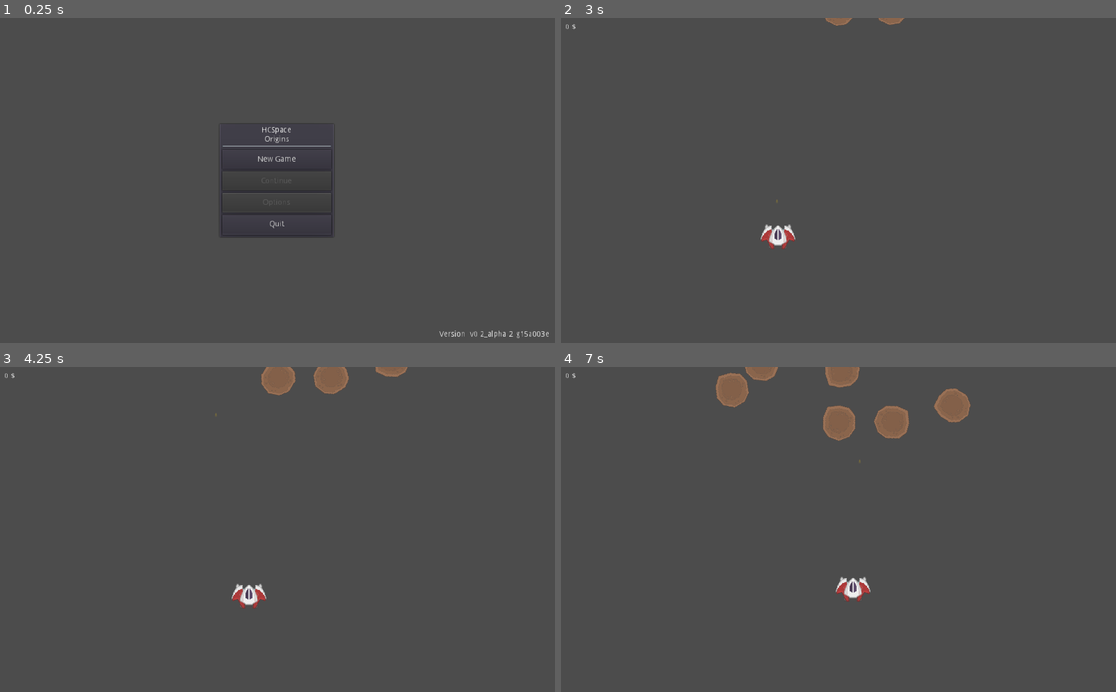
Above: before the commit, frames 1-4 (two rows, left to right).
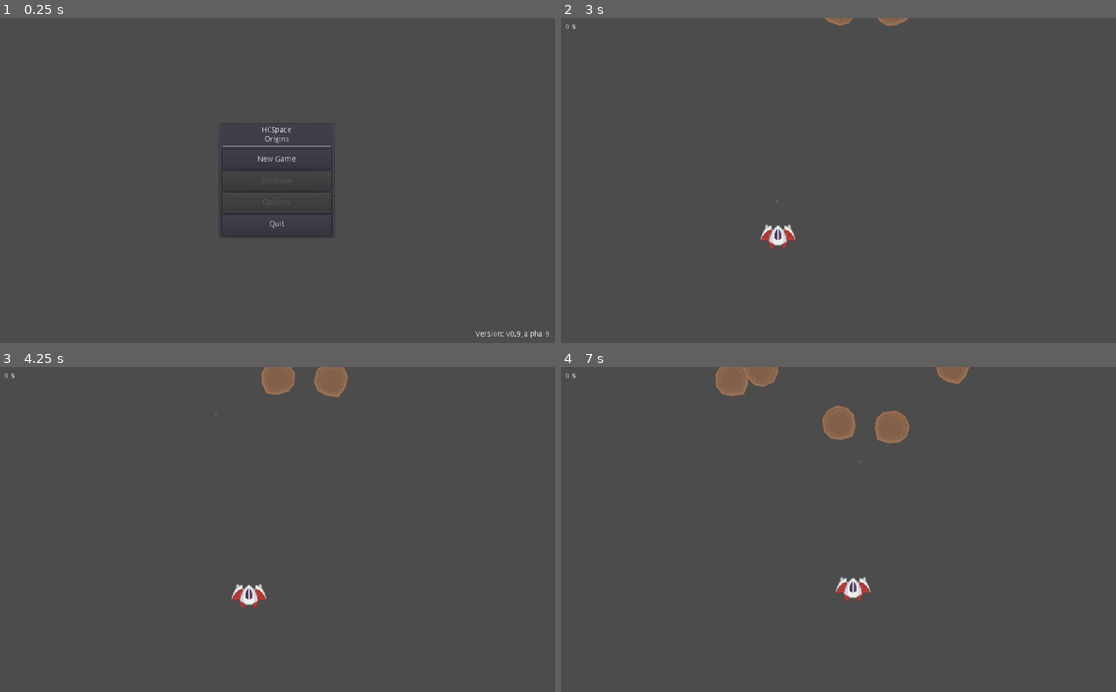
Above: after the commit, the same moments.

Repository: Kessinen/HCSSpace-Origins
Game: Godot game, scene res://Menus/Mainmenu.tscn
The game is run twice, just before and just after one commit, with the same random seed, the same clock (stepped at 60 frames per second) and the same inputs.
Inputs:
- Up to frame 1 (0.25 s): no input
- Up to frame 2 (3 s): click "New Game" at 0.5 s; click "1" at 1.25 s; click "Launch" at 2 s; tap Enter at 2.75 s; hold D (move_right) from 2.78 s (still down); hold Space (shoot) from 2.78 s (still down)
- Up to frame 3 (4.25 s): release D (move_right) at 3.53 s; release Space (shoot) at 3.53 s; hold S (move_down) from 3.53 s (still down); tap Space (shoot) at 3.6 s
- Up to frame 4 (7 s): release S (move_down) at 4.28 s; hold D (move_right) 4.28-5.03 s; hold Space (shoot) 4.28-5.03 s; hold W (move_up) 5.03-5.78 s; tap Space (shoot) at 5.1, 6.6 s; hold Space (shoot) 5.78-6.53 s; hold A (move_left) from 5.78 s (still down)

The runs differ from the first frame. In frame 1, 0.2% of the frame differs, in the area x 79-99%, y 96-99%; in frame 2, less than 0.1%; in frame 3, 0.3%; in frame 4, 1.8%, in the area x 27-74%, y 0-24%.

Commit message:
FIX Randomize Asteroid movement
Fixes issue #12

Diff:
--- a/src/Enemies/Asteroid/Asteroid.gd
+++ b/src/Enemies/Asteroid/Asteroid.gd
@@ -1,25 +1,34 @@
 extends "res://Enemies/enemies.gd"
 
-export var RotationSpeed : int = 2
+export (float) var minRotationSpeed : float = 1
+export (float) var maxRotationSpeed : float = 10
+
+onready var minSpeed : float = Speed * 0.5
+onready var maxSpeed : float = Speed * 1.5
+
+
+var RotationSpeed : float
+
 var velocity : Vector2 = Vector2.DOWN
-var rotateDirection : int
+var rotateDirection := 1
 var plAsteroid = preload("res://Enemies/Asteroid/miniAsteroid.tscn")
 
 func _ready():
 	randomize()
+	RotationSpeed = rand_range(minRotationSpeed, maxRotationSpeed) / 10
 	$sprite.rotation_degrees = rand_range(0,360)
-	rotateDirection = round(rand_range(0,1))
-	if rotateDirection == 0:
-		rotateDirection = -1
+	var rotateDirections := [-1,1]
+	rotateDirection = rotateDirections[round(rand_range(0,1))]
+	Speed = rand_range(minSpeed, maxSpeed)
 
 func _physics_process(delta):
-	$sprite.rotate((float(RotationSpeed) / 10) * delta * rotateDirection)
+	$sprite.rotate(RotationSpeed * delta * rotateDirection)
 	position.y = position.y + Speed * delta
 
 func die():
 	for i in range(enemyLevel * 2):
 		spawnChild()
-	queue_free()
+	.die()
 
 func spawnChild():
 	var enemy = plAsteroid.instance()
--- a/src/Enemies/Asteroid/miniAsteroid.gd
+++ b/src/Enemies/Asteroid/miniAsteroid.gd
@@ -1,19 +1,28 @@
 extends "res://Enemies/enemies.gd"
 
-export var RotationSpeed : int = 2
+export (float) var minRotationSpeed : float = 1
+export (float) var maxRotationSpeed : float = 10
+var RotationSpeed : float
+
 var rotateDirection : int
+
+onready var minSpeed : float = Speed * 0.5
+onready var maxSpeed : float = Speed * 1.5
 
 func _ready():
 	randomize()
+	RotationSpeed = rand_range(minRotationSpeed, maxRotationSpeed) / 10
+	$sprite.rotation_degrees = rand_range(0,360)
+	var rotateDirections := [-1,1]
+	rotateDirection = rotateDirections[round(rand_range(0,1))]
+
+	Speed = rand_range(minSpeed, maxSpeed)
+
+	# Randomize movement direction
 	rotate(deg2rad(rand_range(0,90) - 45))
-	$sprite.rotate(deg2rad(rand_range(0,360)))
-	rotateDirection = round(rand_range(0,1))
-	if rotateDirection == 0:
-		rotateDirection = -1
 
 func _physics_process(delta):
 	move_and_slide(Vector2.DOWN.rotated(rotation) * Speed)
-
 	$sprite.rotate((float(RotationSpeed) / 10) * delta * rotateDirection)
 
 func _on_VisibilityNotifier2D_screen_exited():
--- a/src/Enemies/Asteroid/miniAsteroid.tscn
+++ b/src/Enemies/Asteroid/miniAsteroid.tscn
@@ -12,6 +12,7 @@
 collision_layer = 4
 collision_mask = 0
 script = ExtResource( 2 )
+HPBase = 1
 Speed = 50
 
 [node name="sprite" type="Sprite" parent="."]
--- a/src/Enemies/enemies.gd
+++ b/src/Enemies/enemies.gd
@@ -1,13 +1,13 @@
 extends KinematicBody2D
 
-export var HPBase : int = 3
-export var Shields : int = 0
-export var Loot : int = 0
-export var Speed : int = 30
-export var enemyLevel : int = 1
-export var damageAmount : int = 1
+export (int) var HPBase : int = 3
+export (int) var Shields : int = 0
+export (int) var Loot : int = 0
+export (int) var Speed : int = 30
+export (int) var enemyLevel : int = 1
+export (int) var damageAmount : int = 1
 
-var HP = HPBase * enemyLevel
+onready var HP = HPBase * enemyLevel
 
 var plLoot = preload("res://Loot/Loot.tscn")
 
--- a/src/project.godot
+++ b/src/project.godot
@@ -14,7 +14,8 @@
 run/main_scene="res://Menus/Mainmenu.tscn"
 config/icon="res://icon.png"
 config=""
-config/version="v0.2_alpha-2-g15a003e"
+config/version="v0.9_alpha-9"
+window/stretch/aspect="keep"
 
 [autoload]
 
Not shown, changed: README.MD
